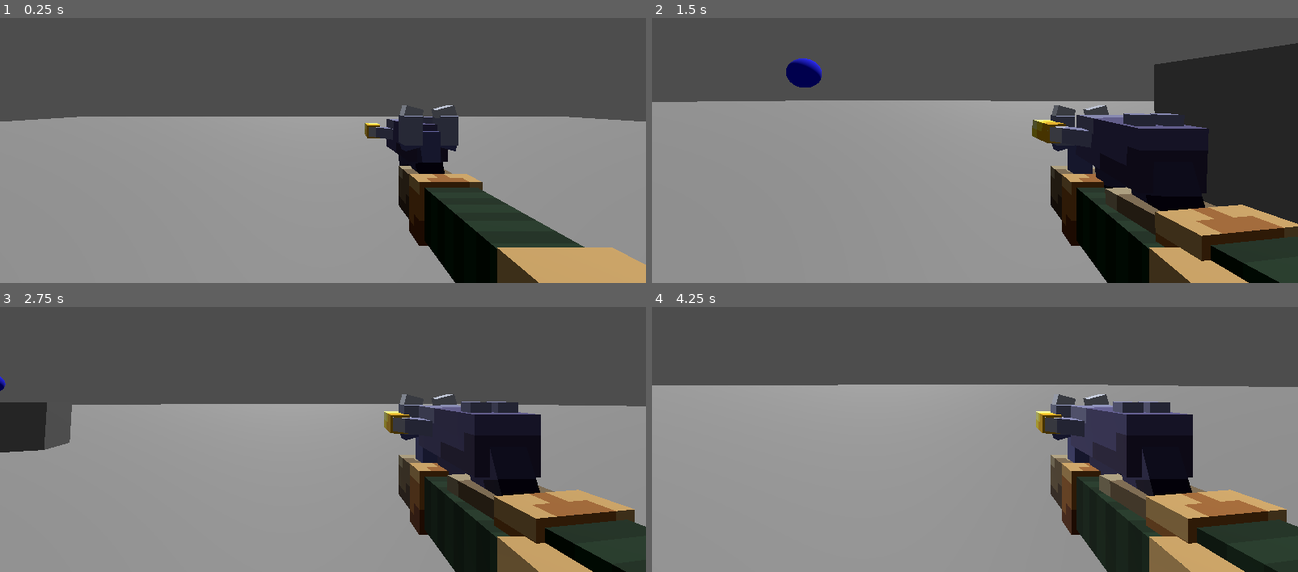
Above: before the commit, frames 1-4 (two rows, left to right).
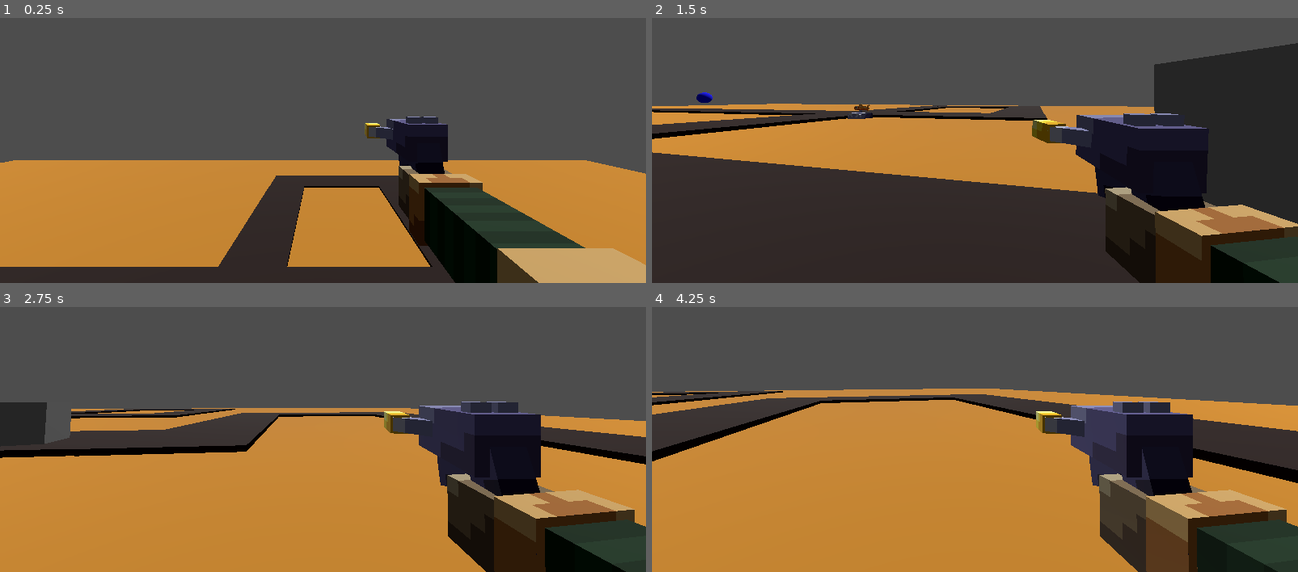
Above: after the commit, the same moments.

Repository: GuiguiSlide/projet_gamejam_2025_cesi
Game: Godot game, scene res://main.tscn
Same seed, same stepped clock (60 frames per second), same inputs: the game is played once before the commit and once after it.
Inputs (mouse positions are in pixels of both pictures, inside the frame that each line leads up to):
- Up to frame 1 (0.25 s): no input
- Up to frame 2 (1.5 s): move the mouse to (1007, 100) at 0.52 s; hold D (right) 0.53-1.28 s; tap W (foward) at 0.6 s; tap Space (jump) at 0.77 s; move the mouse to (942, 102) at 1.27 s; hold S (backward) from 1.28 s (still down); click (942, 102) at 1.35 s
- Up to frame 3 (2.75 s): tap Space (jump) at 1.52 s; move the mouse to (335, 383) at 2.02 s; release S (backward) at 2.03 s; hold D (right) from 2.03 s (still down); tap W (foward) at 2.1 s
- Up to frame 4 (4.25 s): move the mouse to (968, 397) at 2.77 s; click (968, 397) at 2.85 s; tap Space (jump) at 3.02, 3.77 s; move the mouse to (1020, 394) at 3.52 s; release D (right) at 3.53 s; hold A (left) from 3.53 s (still down); tap W (foward) at 3.6 s

The runs differ from the first frame. In frame 1, 52% of the frame differs, in the area x 0-100%, y 32-100%; in frame 2, 50%; in frame 3, 49%; in frame 4, 58%, in the area x 0-100%, y 29-100%.

Commit message:
map

Diff:
--- a/main.tscn
+++ b/main.tscn
@@ -1,15 +1,11 @@
-[gd_scene load_steps=7 format=3 uid="uid://t2kpa1s6o4ab"]
+[gd_scene load_steps=6 format=3 uid="uid://t2kpa1s6o4ab"]
 
 [ext_resource type="PackedScene" uid="uid://bf00jdwea0p30" path="res://player.tscn" id="1_ig7tw"]
 [ext_resource type="PackedScene" uid="uid://bkdwop816hvcl" path="res://towertemplate.tscn" id="2_0xm2m"]
 [ext_resource type="PackedScene" path="res://enemypath.tscn" id="3_h2yge"]
+[ext_resource type="PackedScene" uid="uid://deqnj36q3k7p0" path="res://world.tscn" id="4_1bvp3"]
 
 [sub_resource type="Environment" id="Environment_7dm0k"]
-
-[sub_resource type="PlaneMesh" id="PlaneMesh_7dm0k"]
-
-[sub_resource type="ConvexPolygonShape3D" id="ConvexPolygonShape3D_ig7tw"]
-points = PackedVector3Array(1.01587, 0.015873, 1.01587, -1.01587, -0.015873, -1.01587, -1.01587, 0.015873, -1.01587, 1.01587, -0.015873, -1.01587, -1.01587, -0.015873, 1.01587, -1.01587, 0.015873, 1.01587, 1.01587, 0.015873, -1.01587, 1.01587, -0.015873, 1.01587)
 
 [node name="Node3D2" type="Node3D"]
 
@@ -19,22 +15,16 @@
 [node name="DirectionalLight3D" type="DirectionalLight3D" parent="."]
 transform = Transform3D(1, -1.44611e-07, -9.82778e-08, 0, -0.562084, 0.82708, -1.74846e-07, -0.82708, -0.562084, 0, 50.376, 0)
 
-[node name="MeshInstance3D" type="MeshInstance3D" parent="."]
-transform = Transform3D(100, 0, 0, 0, 1, 0, 0, 0, 100, 0, 0, 0)
-mesh = SubResource("PlaneMesh_7dm0k")
-
-[node name="StaticBody3D" type="StaticBody3D" parent="MeshInstance3D"]
-
-[node name="CollisionShape3D" type="CollisionShape3D" parent="MeshInstance3D/StaticBody3D"]
-shape = SubResource("ConvexPolygonShape3D_ig7tw")
-
 [node name="player" parent="." instance=ExtResource("1_ig7tw")]
 unique_name_in_owner = true
 transform = Transform3D(1, 0, 0, 0, 1, 0, 0, 0, 1, 0, 6.56595, 0)
 
 [node name="Enemy1" parent="." instance=ExtResource("3_h2yge")]
 unique_name_in_owner = true
-transform = Transform3D(1, 0, 0, 0, 1, 0, 0, 0, 1, 0, 1.88135, 0)
+transform = Transform3D(1, 0, 0, 0, 1, 0, 0, 0, 1, -22.5371, -0.342351, -8.80271)
 
 [node name="Node3D" parent="." instance=ExtResource("2_0xm2m")]
-transform = Transform3D(1, 0, 0, 0, 1, 0, 0, 0, 1, 0, 0.0839385, 4.31795)
+transform = Transform3D(1, 0, 0, 0, 1, 0, 0, 0, 1, -1.05362, -1.44766, -6.88321)
+
+[node name="world" parent="." instance=ExtResource("4_1bvp3")]
+transform = Transform3D(2.57058, 0, 0, 0, 1, 0, 0, 0, 2.79298, -2.95635, -1.42457, 4.43081)
--- a/player.tscn
+++ b/player.tscn
@@ -1,8 +1,7 @@
-[gd_scene load_steps=5 format=3 uid="uid://bf00jdwea0p30"]
+[gd_scene load_steps=4 format=3 uid="uid://bf00jdwea0p30"]
 
 [ext_resource type="PackedScene" uid="uid://b65070k2us0br" path="res://PLAYERGAMEJAM.gltf" id="1_4flbx"]
 [ext_resource type="Script" uid="uid://cg57kvgqlkpkc" path="res://player.gd" id="1_67vjv"]
-[ext_resource type="PackedScene" uid="uid://cof24dj07dtko" path="res://playergamewrench.gltf" id="2_i3pqv"]
 
 [sub_resource type="CapsuleShape3D" id="CapsuleShape3D_ym83u"]
 
@@ -15,9 +14,6 @@
 [node name="arm" type="Node3D" parent="."]
 unique_name_in_owner = true
 
-[node name="blockbench_export" parent="arm" instance=ExtResource("2_i3pqv")]
-transform = Transform3D(-4.37114e-08, 0, -1, 0, 1, 0, 1, 0, -4.37114e-08, 0.302, -0.328, 0.067)
-
 [node name="pistol" parent="arm" instance=ExtResource("1_4flbx")]
 transform = Transform3D(-4.37114e-08, 0, -1, 0, 1, 0, 1, 0, -4.37114e-08, 0.30201, -0.328401, 0.0665103)
 
--- /dev/null
+++ b/world.tscn
@@ -0,0 +1,106 @@
+[gd_scene load_steps=6 format=3 uid="uid://deqnj36q3k7p0"]
+
+[sub_resource type="PlaneMesh" id="PlaneMesh_gv5m4"]
+
+[sub_resource type="StandardMaterial3D" id="StandardMaterial3D_f3sb7"]
+albedo_color = Color(0.792157, 0.52549, 0.156863, 1)
+
+[sub_resource type="ConvexPolygonShape3D" id="ConvexPolygonShape3D_gv5m4"]
+points = PackedVector3Array(1.01587, 0.015873, 1.01587, -1.01587, -0.015873, -1.01587, -1.01587, 0.015873, -1.01587, 1.01587, -0.015873, -1.01587, -1.01587, -0.015873, 1.01587, -1.01587, 0.015873, 1.01587, 1.01587, 0.015873, -1.01587, 1.01587, -0.015873, 1.01587)
+
+[sub_resource type="BoxMesh" id="BoxMesh_fj7yv"]
+
+[sub_resource type="StandardMaterial3D" id="StandardMaterial3D_tlwt5"]
+albedo_color = Color(0.152941, 0.101961, 0.0941176, 1)
+
+[node name="world" type="Node3D"]
+
+[node name="MeshInstance3D" type="MeshInstance3D" parent="."]
+transform = Transform3D(14.5038, 0, 0, 0, 0.921211, 0, 0, 0, 12.5924, 0, 0, 0)
+mesh = SubResource("PlaneMesh_gv5m4")
+surface_material_override/0 = SubResource("StandardMaterial3D_f3sb7")
+
+[node name="StaticBody3D" type="StaticBody3D" parent="MeshInstance3D"]
+
+[node name="CollisionShape3D" type="CollisionShape3D" parent="MeshInstance3D/StaticBody3D"]
+shape = SubResource("ConvexPolygonShape3D_gv5m4")
+
+[node name="path" type="Node3D" parent="."]
+
+[node name="MeshInstance3D6" type="MeshInstance3D" parent="path"]
+transform = Transform3D(5.00693, 0, 0, 0, 1.09782, 0, 0, 0, 1.09782, -3.07999, -0.418145, 3.04981)
+mesh = SubResource("BoxMesh_fj7yv")
+skeleton = NodePath("../..")
+surface_material_override/0 = SubResource("StandardMaterial3D_tlwt5")
+
+[node name="MeshInstance3D3" type="MeshInstance3D" parent="path"]
+transform = Transform3D(1.21485, 0, 0, 0, 1.09782, 0, 0, 0, 4.76292, 3.69808, -0.418145, -6.76583)
+mesh = SubResource("BoxMesh_fj7yv")
+skeleton = NodePath("../..")
+surface_material_override/0 = SubResource("StandardMaterial3D_tlwt5")
+
+[node name="MeshInstance3D14" type="MeshInstance3D" parent="path"]
+transform = Transform3D(1.21485, -0.00178193, 0, 0.0019719, 1.09782, 0, 0, 0, 4.76292, 2.95522, -0.418145, 7.10105)
+mesh = SubResource("BoxMesh_fj7yv")
+skeleton = NodePath("../..")
+surface_material_override/0 = SubResource("StandardMaterial3D_tlwt5")
+
+[node name="MeshInstance3D9" type="MeshInstance3D" parent="path"]
+transform = Transform3D(1.21485, 0, 0, 0, 1.09782, 0, 0, 0, 4.76292, 6.31798, -0.418145, -2.51415)
+mesh = SubResource("BoxMesh_fj7yv")
+skeleton = NodePath("../..")
+surface_material_override/0 = SubResource("StandardMaterial3D_tlwt5")
+
+[node name="MeshInstance3D11" type="MeshInstance3D" parent="path"]
+transform = Transform3D(1.21485, 0, 0, 0, 1.09782, 0, 0, 0, 4.76292, 10.1148, -0.418145, -2.04306)
+mesh = SubResource("BoxMesh_fj7yv")
+skeleton = NodePath("../..")
+surface_material_override/0 = SubResource("StandardMaterial3D_tlwt5")
+
+[node name="MeshInstance3D12" type="MeshInstance3D" parent="path"]
+transform = Transform3D(1.21485, 0, 0, 0, 1.09782, 0, 0, 0, 4.76292, 10.1148, -0.418145, 2.40122)
+mesh = SubResource("BoxMesh_fj7yv")
+skeleton = NodePath("../..")
+surface_material_override/0 = SubResource("StandardMaterial3D_tlwt5")
+
+[node name="MeshInstance3D2" type="MeshInstance3D" parent="path"]
+transform = Transform3D(12.6689, 0, 0, 0, 1.09782, 0, 0, 0, 1.09782, -2.01781, -0.418145, -4.88893)
+mesh = SubResource("BoxMesh_fj7yv")
+skeleton = NodePath("../..")
+surface_material_override/0 = SubResource("StandardMaterial3D_tlwt5")
+
+[node name="MeshInstance3D8" type="MeshInstance3D" parent="path"]
+transform = Transform3D(12.6689, 0, 0, 0, 1.09782, 0, 0, 0, 1.09782, -0.502615, -0.418145, -0.693384)
+mesh = SubResource("BoxMesh_fj7yv")
+skeleton = NodePath("../..")
+surface_material_override/0 = SubResource("StandardMaterial3D_tlwt5")
+
+[node name="MeshInstance3D13" type="MeshInstance3D" parent="path"]
+transform = Transform3D(7.19127, 0, 0, 0, 1.09782, 0, 0, 0, 1.09782, 7.08917, -0.418145, 5.25567)
+mesh = SubResource("BoxMesh_fj7yv")
+skeleton = NodePath("../..")
+surface_material_override/0 = SubResource("StandardMaterial3D_tlwt5")
+
+[node name="MeshInstance3D4" type="MeshInstance3D" parent="path"]
+transform = Transform3D(5.00693, 0, 0, 0, 1.09782, 0, 0, 0, 1.09782, 1.80488, -0.418145, -9.67931)
+mesh = SubResource("BoxMesh_fj7yv")
+skeleton = NodePath("../..")
+surface_material_override/0 = SubResource("StandardMaterial3D_tlwt5")
+
+[node name="MeshInstance3D10" type="MeshInstance3D" parent="path"]
+transform = Transform3D(5.00693, 0, 0, 0, 1.09782, 0, 0, 0, 1.09782, 8.2302, -0.418145, -4.85049)
+mesh = SubResource("BoxMesh_fj7yv")
+skeleton = NodePath("../..")
+surface_material_override/0 = SubResource("StandardMaterial3D_tlwt5")
+
+[node name="MeshInstance3D7" type="MeshInstance3D" parent="path"]
+transform = Transform3D(1.21485, 0, 0, 0, 1.09782, 0, 0, 0, 4.76292, -6.17885, -0.418145, 1.2053)
+mesh = SubResource("BoxMesh_fj7yv")
+skeleton = NodePath("../..")
+surface_material_override/0 = SubResource("StandardMaterial3D_tlwt5")
+
+[node name="MeshInstance3D5" type="MeshInstance3D" parent="path"]
+transform = Transform3D(1.21485, 0, 0, 0, 1.09782, 0, 0, 0, 12.7222, -0.102066, -0.418145, -2.76977)
+mesh = SubResource("BoxMesh_fj7yv")
+skeleton = NodePath("../..")
+surface_material_override/0 = SubResource("StandardMaterial3D_tlwt5")
